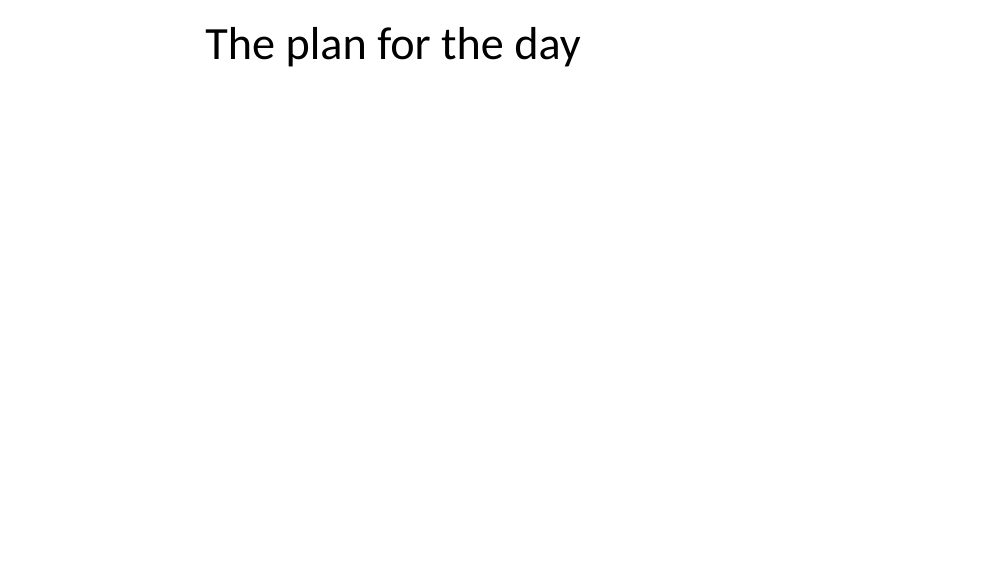
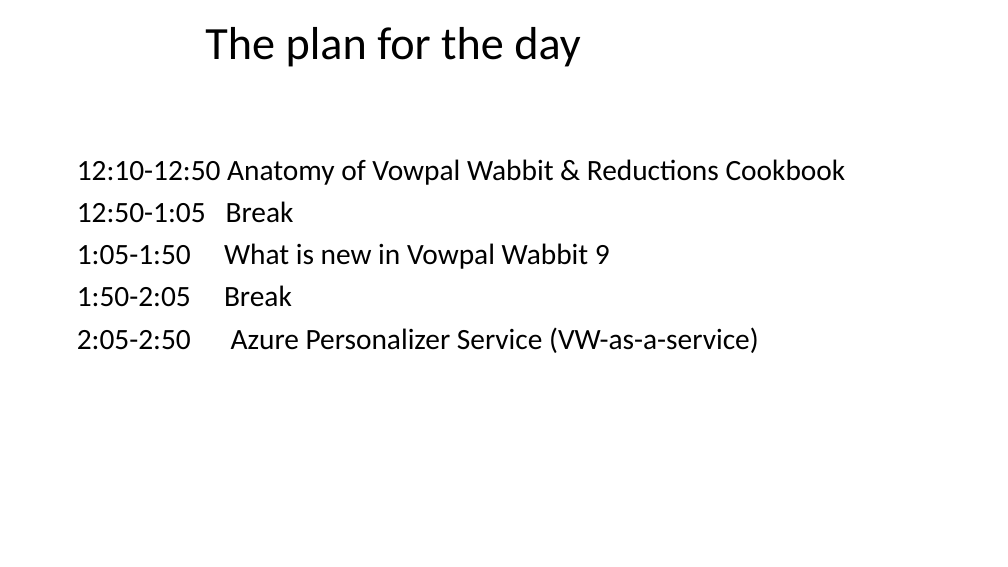
Before and after one commit to VowpalWabbit/workshop, a slide deck: slide 9 of ICML2022/01 - VW_APS_Intro.pptx. Drawn at 1008x567 pixels with LibreOffice and Linux fonts; fonts in the diff are those of the drawing. Boxes give left, top, right and bottom in pixels: in the first picture for what was removed or moved away, otherwise in the second. Text is boxed around its words. In the diff, an @@ line names an element or a change of style, - is before the commit and + after.

```diff
--- a/ICML2022/01 - VW_APS_Intro.pptx
+++ b/ICML2022/01 - VW_APS_Intro.pptx
@@ text added at <box>77,159,846,353</box>, 28 pt, text #000000 @@
+12:10-12:50 Anatomy of Vowpal Wabbit & Reductions Cookbook
+12:50-1:05 Break
+1:05-1:50 What is new in Vowpal Wabbit 9
+1:50-2:05 Break
+2:05-2:50 Azure Personalizer Service (VW-as-a-service)
```
Also in this commit, not shown: 1 other slide changed.
